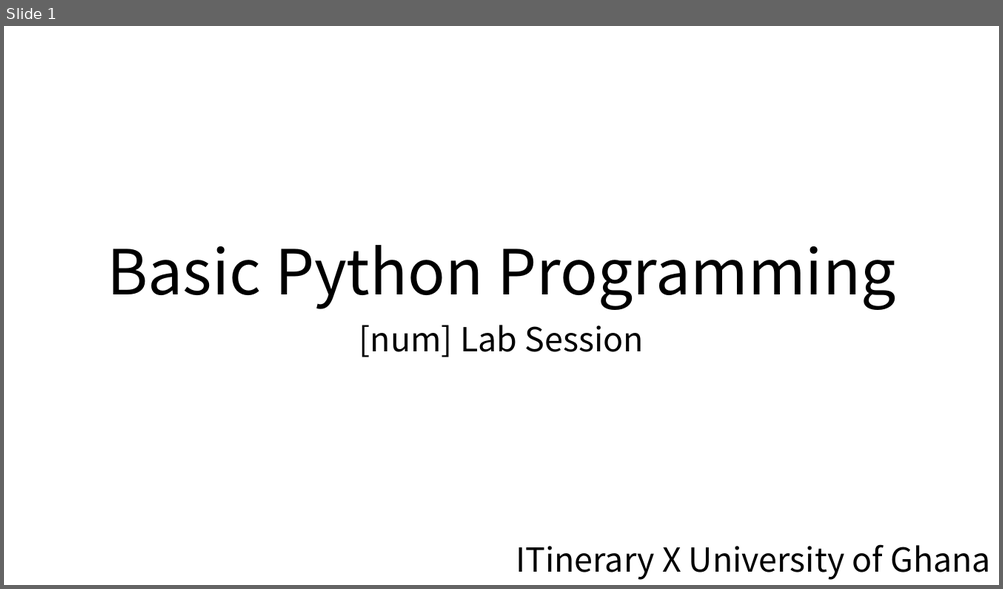
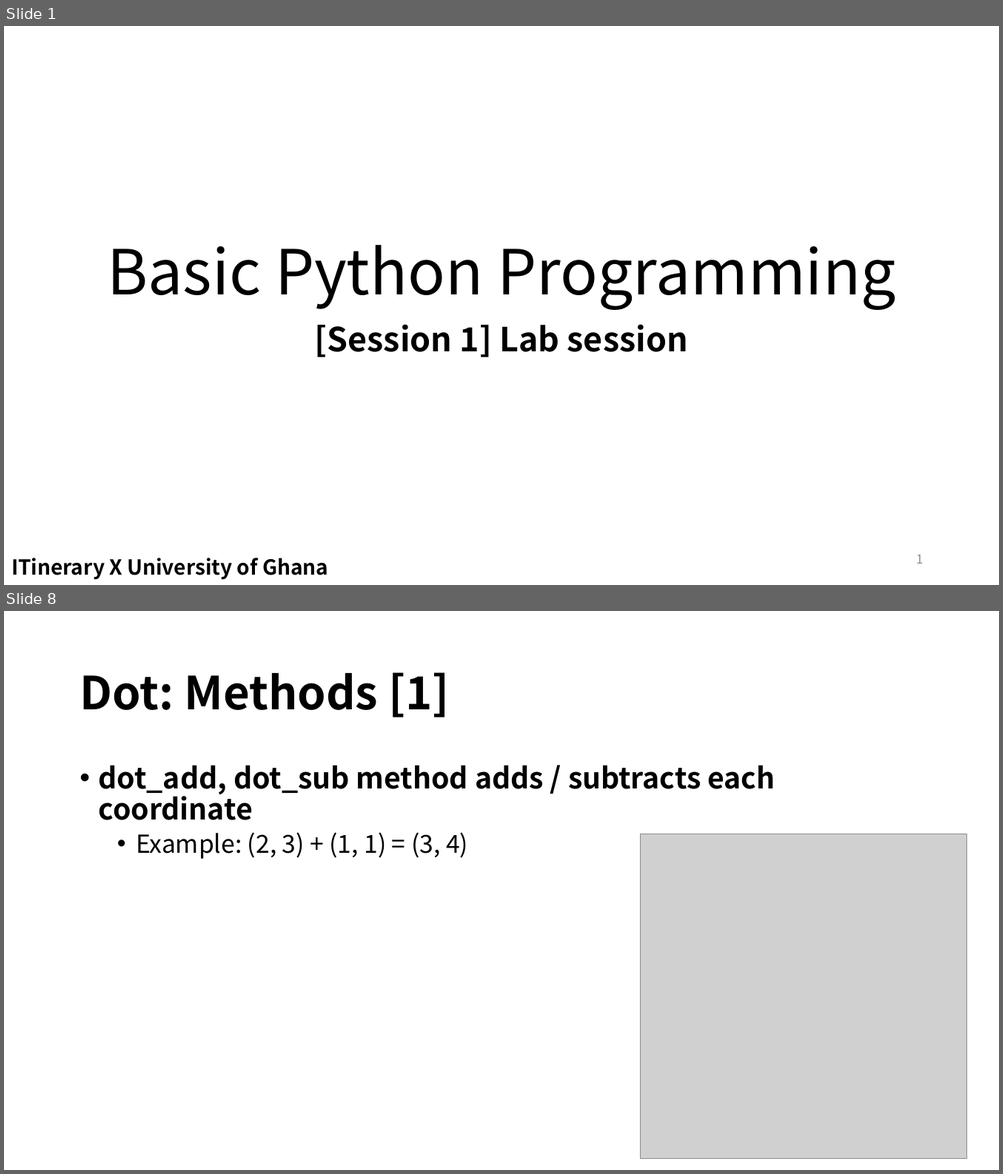
Before and after one commit to EunSeong-Park/EunSeong-Park.github.io, a slide deck: contents/2020_ITinerary/assets/session_1/labsession.pptx. Shown one above the other, each under a label of ours: slide 1 before the commit, slides 1 and 8 after it; the slides between them are not shown. The pictures are 1003x589 and 1003x1174 pixels, drawn with LibreOffice and Linux fonts; fonts in the diff are those of the drawing; grey boxes stand for pictures. Boxes give left, top, right and bottom in pixels: in the first picture for what was removed or moved away, otherwise in the second. Text is boxed around its words. In the diff, an @@ line names an element or a change of style, - is before the commit and + after.

```diff
--- a/contents/2020_ITinerary/assets/session_1/labsession.pptx
+++ b/contents/2020_ITinerary/assets/session_1/labsession.pptx
@@ slide 8 added at [4, 611, 999, 1170], background #FFFFFF @@
@@ title added at [79, 672, 449, 718], 44 pt, text #000000, bold @@
+Dot: Methods [1]
@@ text added at [99, 765, 774, 859], 28 pt, text #000000, bold @@
+• dot_add, dot_sub method adds / subtracts each coordinate
+  • Example: (2, 3) + (1, 1) = (3, 4)
@@ picture added at [640, 834, 967, 1159] @@
@@ slide 1 changed as well @@
@@ subtitle at [315, 324, 688, 358]: text changed; bold on @@
-[num] Lab Session
+[Session 1] Lab session
@@ text "ITinerary X University of Ghana": place and size @@
-text "ITinerary X University of Ghana" at [515, 545, 990, 580]
+text "ITinerary X University of Ghana" at [11, 558, 328, 580]
@@ text "ITinerary X University of Ghana" at [11, 558, 328, 580]: size 32 to 20 pt, bold on; alignment right to left @@
@@ page number added at [916, 555, 922, 564], 12 pt, text #8C8C8C @@
+1
```
Also in this commit, not shown: 1 other slide changed, 15 other slides added, 5 slides removed, 15 other files.
